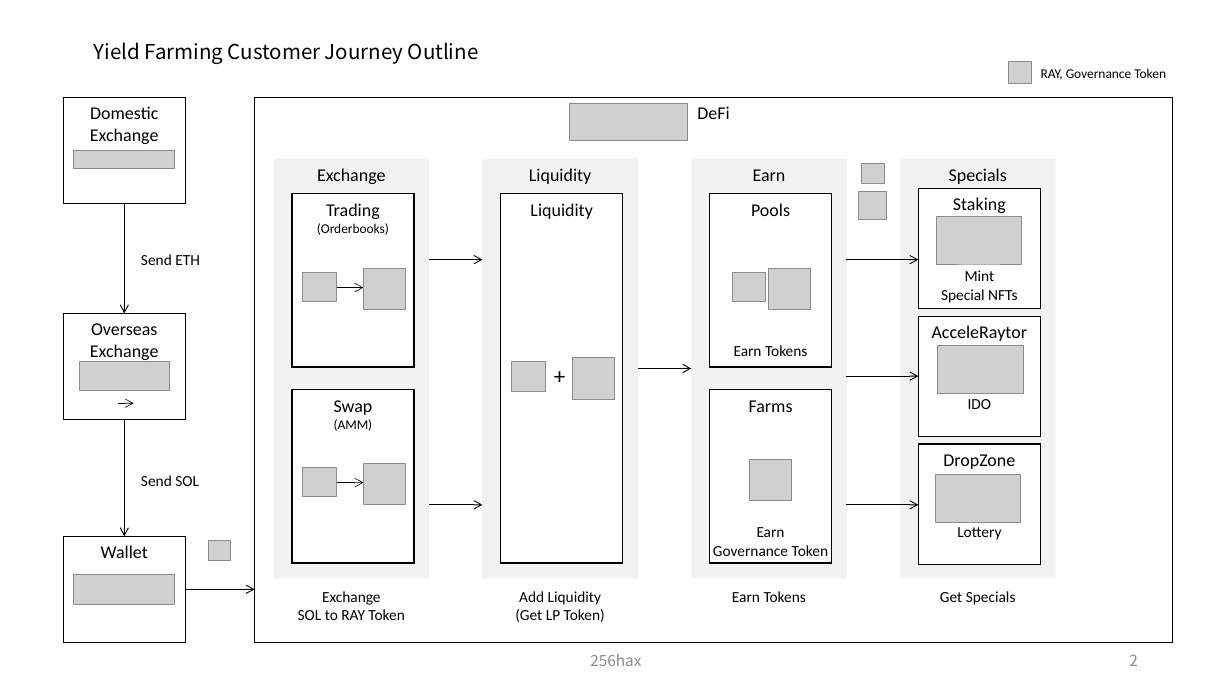
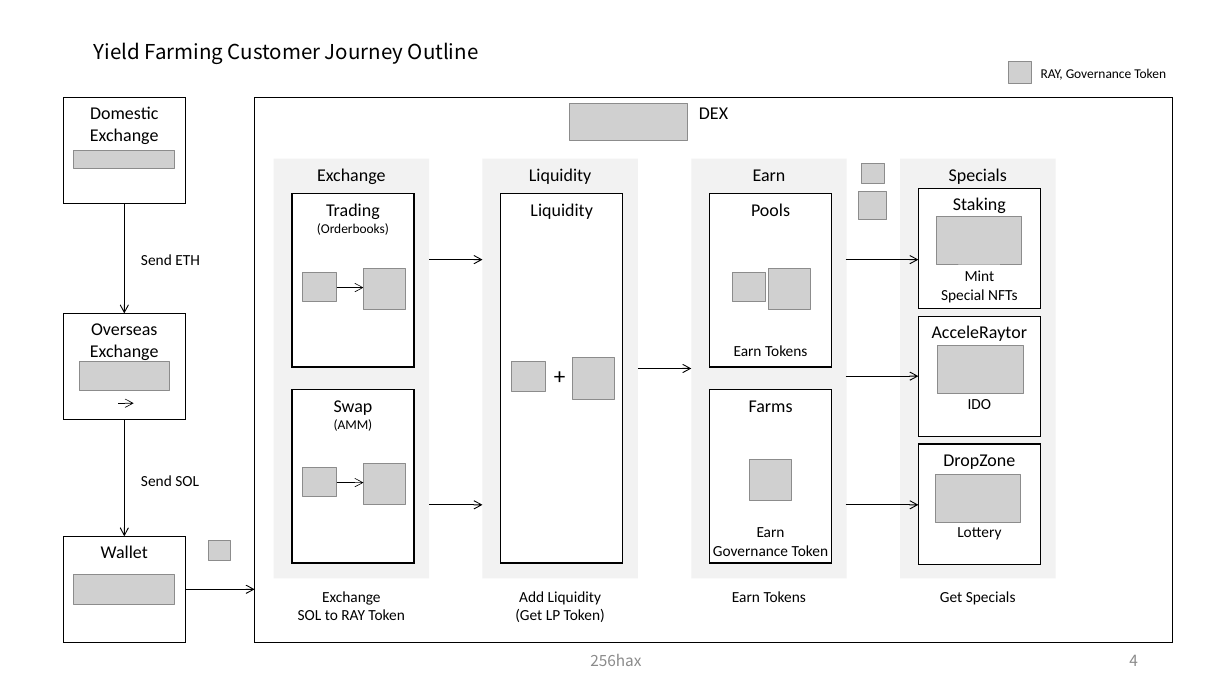
Before and after one commit to SmartGru25/Solana-React-Minimal, a slide deck: slide 5 of docs/Solana_Blockchain_Outline_Figure.pptx (slide 3 before the commit). Drawn at 1232x693 pixels with LibreOffice and Linux fonts; fonts in the diff are those of the drawing; grey boxes stand for pictures; background and template pictures are left out. Boxes give left, top, right and bottom in pixels: in the first picture for what was removed or moved away, otherwise in the second. Text is boxed around its words. In the diff, an @@ line names an element or a change of style, - is before the commit and + after.

```diff
--- a/docs/Solana_Blockchain_Outline_Figure.pptx
+++ b/docs/Solana_Blockchain_Outline_Figure.pptx
@@ text in rectangle at [699, 107, 728, 119]: text changed @@
-DeFi
+DEX
@@ page number at [1129, 655, 1138, 666]: text changed @@
-2
+4
```
Also in this commit, not shown: 3 other slides changed, 2 slides added.
